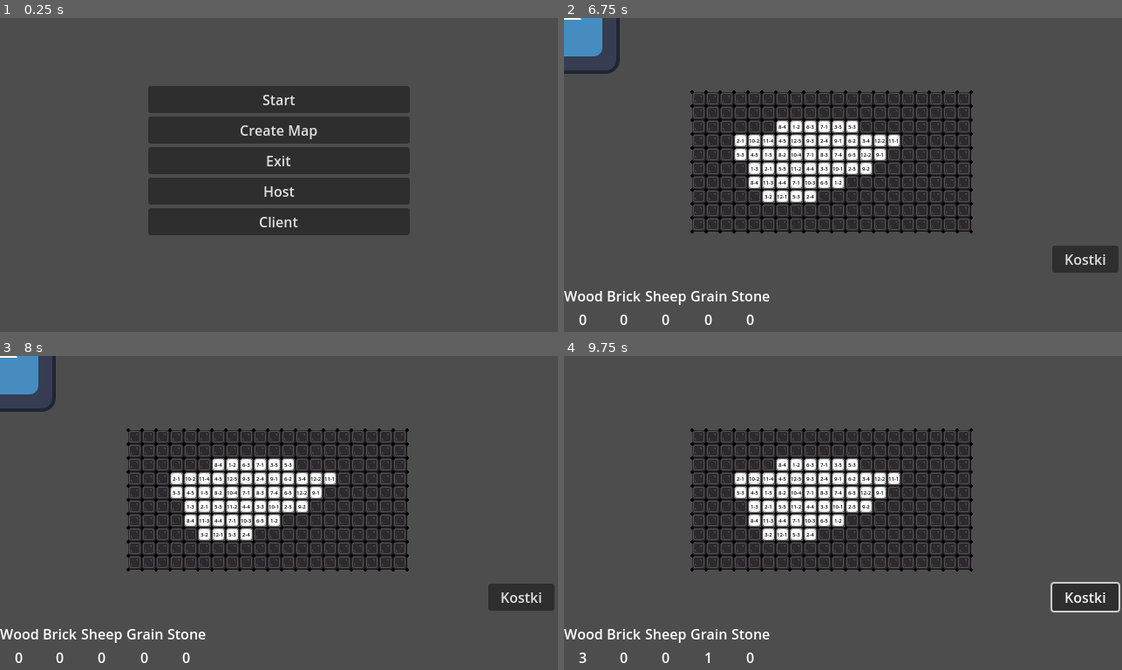
Above: before the commit, frames 1-4 (two rows, left to right).
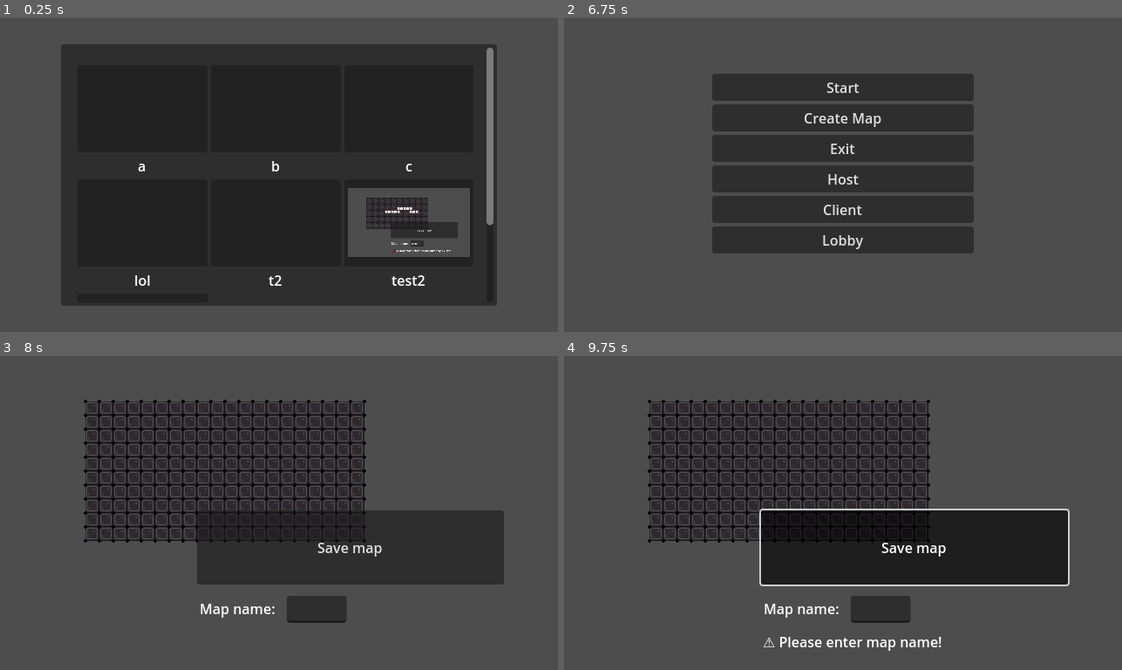
Above: after the commit, the same moments.

Repository: Mori656/Kwadratan
Game: Godot game, scene res://Scenes/Menu.tscn
Same seed, same stepped clock (60 frames per second), same inputs: the game is played once before the commit and once after it. The engine's default icon, where the game draws it, is replaced by a stand-in: a white triangle on a blue panel in a dark square.
Inputs (mouse positions are in pixels of both pictures, inside the frame that each line leads up to):
- Up to frame 1 (0.25 s): no input
- Up to frame 2 (6.75 s): click (843, 240) at 0.5 s, where only the run after the commit has a clickable "Lobby"; click "Start" at 1.25 s; click "Kostki" at 2 s; tap Enter at 2.75 s; move the mouse to (965, 159) at 2.77 s; hold Right (ui_right) 2.78-3.53 s; click (965, 159) at 2.92 s; move the mouse to (731, 190) at 3.52 s; hold Down (ui_down) 3.53-4.28 s; move the mouse to (898, 105) at 4.27 s; hold Right (ui_right) 4.28-5.03 s; move the mouse to (815, 237) at 5.02 s; hold Up (ui_up) 5.03-5.78 s; click (815, 237) at 5.17 s; tap Space at 5.75 s; move the mouse to (1010, 222) at 5.77 s; hold Left (ui_left) 5.78-6.5 s; tap Escape (ui_cancel) at 6.4 s; click "Start" at 6.5 s
- Up to frame 3 (8 s): click (279, 456) at 7.25 s, where only the run after the commit has a clickable "Create Map"
- Up to frame 4 (9.75 s): click "Kostki" (after the commit: "Save map") at 8 s; move the mouse to (675, 465) at 8.77 s; hold Left (ui_left) 8.78-9.53 s; move the mouse to (870, 513) at 9.52 s; hold Down (ui_down) from 9.53 s (still down); click (870, 513) at 9.67 s

The runs differ from the first frame. In frame 1, 44% of the frame differs, in the area x 10-90%, y 8-92%; in frame 2, 20%; in frame 3, 27%; in frame 4, 28%.

Commit message:
merge fix
przywrócone funkcje z f-map_selector - button lobby działa do wyboru map (pojawia się popup)

Diff:
--- a/Scenes/MapSelector.tscn
+++ b/Scenes/MapSelector.tscn
@@ -20,10 +20,10 @@
 anchor_top = 0.5
 anchor_right = 0.5
 anchor_bottom = 0.5
-offset_left = -246.0
-offset_top = -146.0
-offset_right = 246.0
-offset_bottom = 146.0
+offset_left = 4.0
+offset_top = 4.0
+offset_right = 496.0
+offset_bottom = 296.0
 grow_horizontal = 2
 grow_vertical = 2
 theme = SubResource("Theme_r6qvo")
@@ -44,16 +44,19 @@
 columns = 3
 
 [node name="TextureRect" type="TextureRect" parent="ScrollContainer/MarginContainer/GridContainer"]
+self_modulate = Color(1, 1, 1, 0)
 layout_mode = 2
 size_flags_horizontal = 3
 texture = SubResource("PlaceholderTexture2D_r6qvo")
 
 [node name="TextureRect2" type="TextureRect" parent="ScrollContainer/MarginContainer/GridContainer"]
+self_modulate = Color(1, 1, 1, 0)
 layout_mode = 2
 size_flags_horizontal = 3
 texture = SubResource("PlaceholderTexture2D_r6qvo")
 
 [node name="TextureRect3" type="TextureRect" parent="ScrollContainer/MarginContainer/GridContainer"]
+self_modulate = Color(1, 1, 1, 0)
 layout_mode = 2
 size_flags_horizontal = 3
 size_flags_stretch_ratio = 0.0
--- a/Scenes/Menu.tscn
+++ b/Scenes/Menu.tscn
@@ -1,6 +1,7 @@
-[gd_scene load_steps=2 format=3 uid="uid://ccd3tr8atngf4"]
+[gd_scene load_steps=3 format=3 uid="uid://ccd3tr8atngf4"]
 
 [ext_resource type="Script" uid="uid://dyomf87jcxcgp" path="res://Scripts/menu.gd" id="1_3kf3n"]
+[ext_resource type="PackedScene" uid="uid://cwc4epdf5risy" path="res://Scenes/MapSelector.tscn" id="2_6pedr"]
 
 [node name="Menu" type="Control"]
 layout_mode = 3
@@ -44,8 +45,16 @@
 layout_mode = 2
 text = "Client"
 
+[node name="Lobby" type="Button" parent="VBoxContainer"]
+layout_mode = 2
+text = "Lobby"
+
+[node name="MapSelector" parent="." instance=ExtResource("2_6pedr")]
+
 [connection signal="button_up" from="VBoxContainer/Start" to="." method="_on_start_button_up"]
 [connection signal="button_up" from="VBoxContainer/Create" to="." method="_on_create_button_up"]
 [connection signal="button_up" from="VBoxContainer/Exit" to="." method="_on_exit_button_up"]
 [connection signal="button_up" from="VBoxContainer/Host" to="." method="_on_host_button_up"]
 [connection signal="button_up" from="VBoxContainer/Client" to="." method="_on_client_button_up"]
+[connection signal="button_up" from="VBoxContainer/Lobby" to="." method="_on_client_button_up"]
+[connection signal="button_up" from="VBoxContainer/Lobby" to="." method="_on_lobby_button_up"]
--- a/Scripts/map_selector.gd
+++ b/Scripts/map_selector.gd
@@ -18,6 +18,7 @@
 			# KONTENER kafelka
 			var tile = VBoxContainer.new()
 			tile.size_flags_horizontal = Control.SIZE_FILL
+			tile.size_flags_vertical = Control.SIZE_FILL
 
 			# PRZYCISK lub placeholder pod miniaturkę
 			var button = Button.new()
--- a/Scripts/menu.gd
+++ b/Scripts/menu.gd
@@ -1,4 +1,9 @@
 extends Control
+
+var selected_map_path = ""
+
+func _ready():
+	$MapSelector.connect("map_selected",Callable(self,"_on_map_selected"))
 
 func _on_start_button_up() -> void:
 	if multiplayer.is_server():
@@ -19,6 +24,14 @@
 func _on_client_button_up() -> void:
 	CoopHandler.start_client()
 
+func _on_lobby_button_up() -> void:
+	$MapSelector.show()
+
+func _on_map_selected(map_path: String):
+	selected_map_path = map_path
+	print(selected_map_path)
+	$MapSelector.hide()
+
 @rpc("any_peer")
 func change_map(scene_path: String):
 	get_tree().change_scene_to_file(scene_path)
